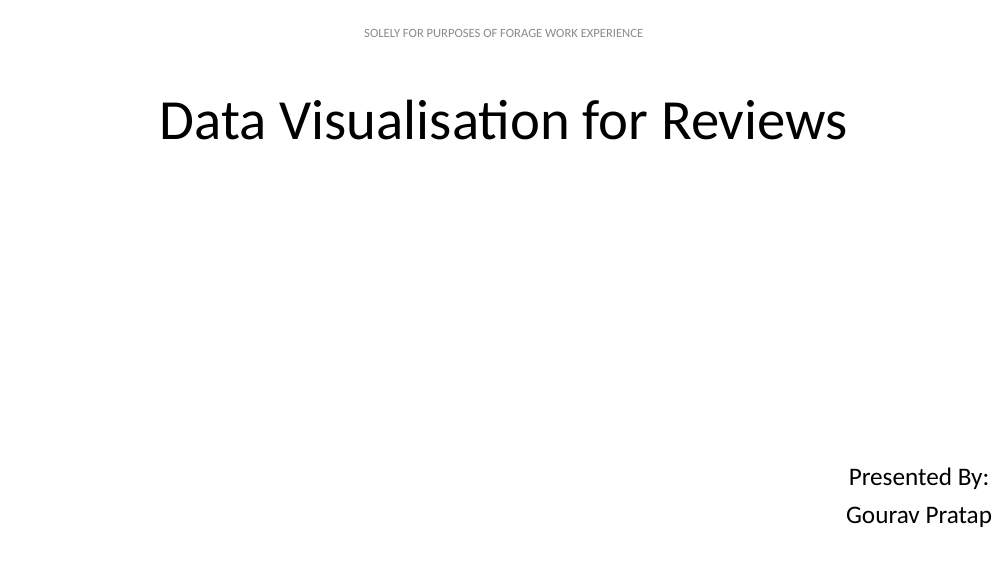
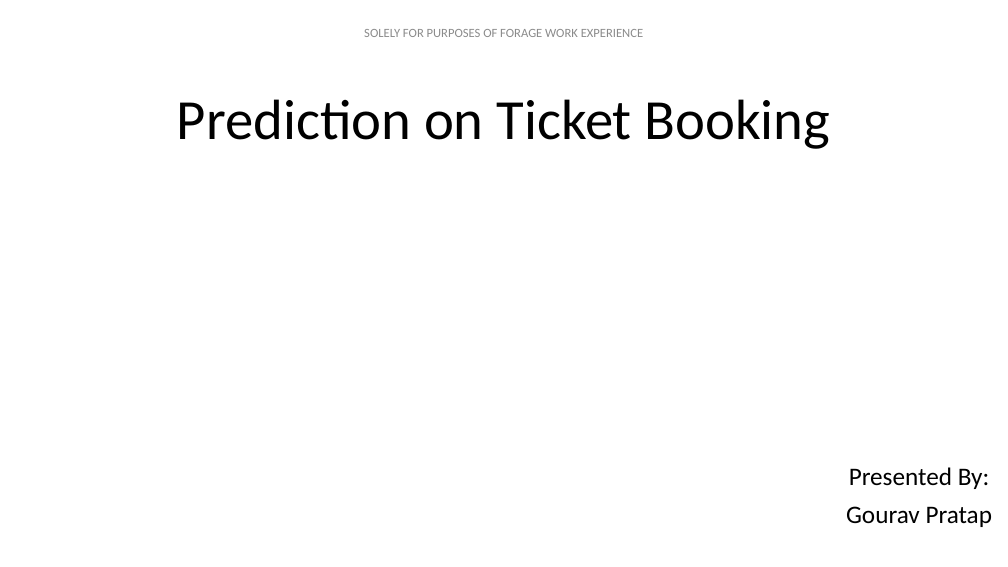
Before and after one commit to everysemicoloncounts/Data-Engineering-Projects, a slide deck: slide 1 of Airline Data Analysis/Task2.pptx. Drawn at 1008x567 pixels with LibreOffice and Linux fonts; fonts in the diff are those of the drawing. Boxes give left, top, right and bottom in pixels: in the first picture for what was removed or moved away, otherwise in the second. Text is boxed around its words. In the diff, an @@ line names an element or a change of style, - is before the commit and + after.

```diff
--- a/Airline Data Analysis/Task2.pptx
+++ b/Airline Data Analysis/Task2.pptx
@@ title at <box>177,99,831,149</box>: text changed @@
-Data Visualisation for Reviews
+Prediction on Ticket Booking
```
Also in this commit, not shown: 1 slide added, 1 slide removed, 4 other files.
